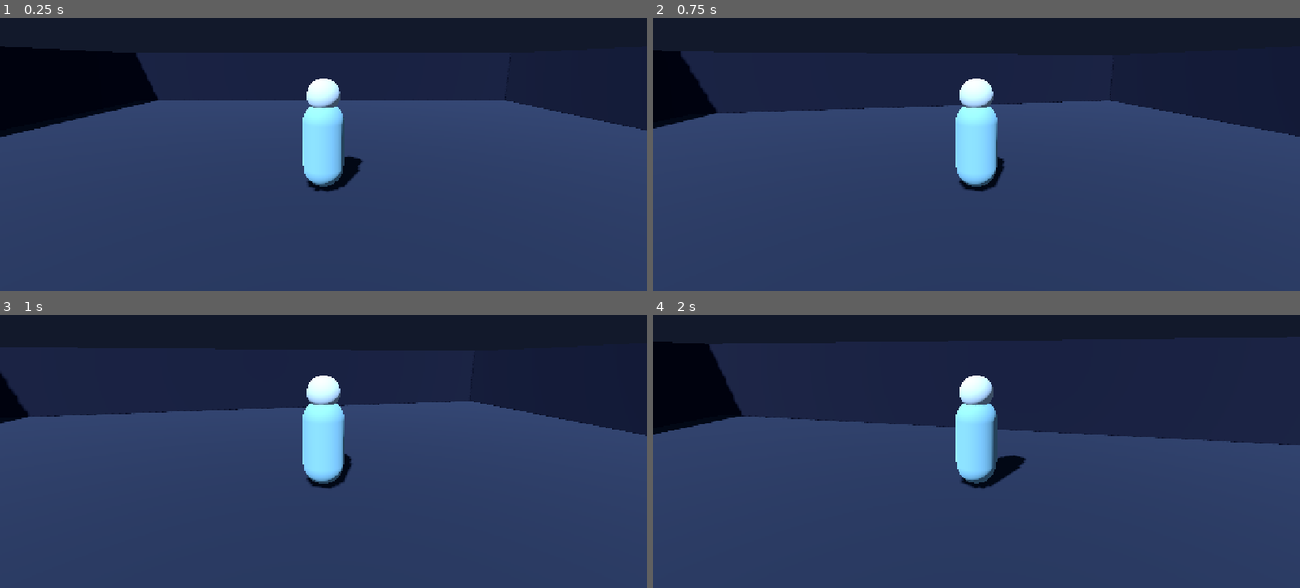
Above: before the commit, frames 1-4 (two rows, left to right).
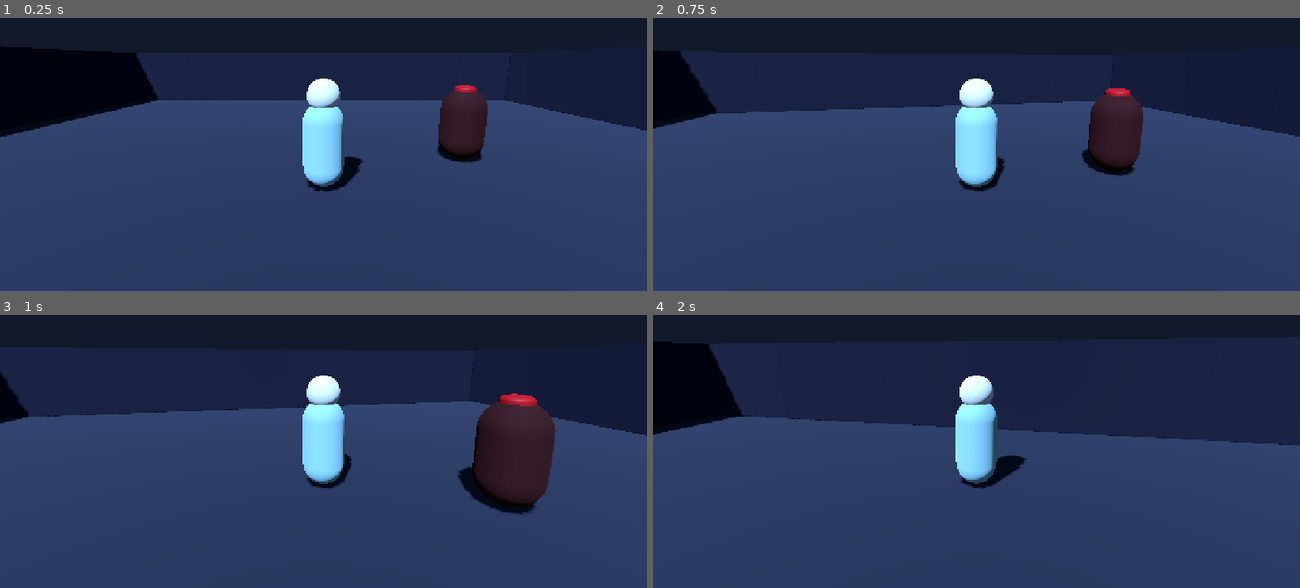
Above: after the commit, the same moments.

Repository: God-of-Bugs/BLOOMKEEPER-
Game: Godot game, scene res://scenes/Main.tscn
Two runs of this game, one before a commit and one after it. Both use one fixed random seed, a clock stepped at 60 frames per second and the inputs below.
Inputs (mouse positions are in pixels of both pictures, inside the frame that each line leads up to):
- Up to frame 1 (0.25 s): no input
- Up to frame 2 (0.75 s): tap Enter at 0.5 s; move the mouse to (1008, 108) at 0.52 s; hold W (move_forward) from 0.53 s (still down); tap Shift (dash) at 0.6 s; click (1008, 108) at 0.67 s
- Up to frame 3 (1 s): keep holding W (move_forward)
- Up to frame 4 (2 s): keep holding W (move_forward); move the mouse to (944, 407) at 1.27 s; tap Shift (dash) at 1.35 s

The runs differ from the first frame. In frame 1, 1.8% of the frame differs, in the area x 67-76%, y 24-54%; in frame 2, 2.3%; in frame 3, 4.7%, in the area x 70-86%, y 28-74%; in frame 4, nothing differs.

Commit message:
Phase 3 & Phase 4A: Dash verified, Prowler scene setup and player-creature collision verified

Diff:
--- a/project.godot
+++ b/project.godot
@@ -44,7 +44,6 @@
 "events": [Object(InputEventKey,"resource_local_to_scene":false,"resource_name":"","device":-1,"window_id":0,"alt_press …(190 unchanged characters)…
 ]
 }
-
 dash={
 "deadzone": 0.5,
 "events": [Object(InputEventKey,"resource_local_to_scene":false,"resource_name":"","device":-1,"window_id":0,"alt_press …(195 unchanged characters)…
--- a/scenes/Main.tscn
+++ b/scenes/Main.tscn
@@ -1,6 +1,8 @@
-[gd_scene load_steps=2 format=3 uid="uid://c518k58t3nbqk"]
+[gd_scene format=3 uid="uid://c518k58t3nbqk"]
 
 [ext_resource type="PackedScene" path="res://scenes/Player.tscn" id="1_player"]
+[ext_resource type="PackedScene" path="res://scenes/Prowler.tscn" id="2_prowler"]
+
 [sub_resource type="Environment" id="Environment_sanctuary"]
 background_mode = 1
 background_color = Color(0.025, 0.035, 0.065, 1)
@@ -48,7 +50,9 @@
 shadow_enabled = true
 
 [node name="Player" parent="." unique_id=1364550572 instance=ExtResource("1_player")]
-position = Vector3(0, 0, 0)
+
+[node name="Prowler" parent="." instance=ExtResource("2_prowler")]
+position = Vector3(3.5, 0, -1.5)
 
 [node name="Arena" type="Node3D" parent="." unique_id=1626148029]
 
--- a/scenes/Player.tscn
+++ b/scenes/Player.tscn
@@ -24,7 +24,7 @@
 
 [node name="Player" type="CharacterBody3D"]
 collision_layer = 2
-collision_mask = 1
+collision_mask = 5
 script = ExtResource("1_player")
 
 [node name="CollisionShape3D" type="CollisionShape3D" parent="."]
--- /dev/null
+++ b/scenes/Prowler.tscn
@@ -0,0 +1,37 @@
+[gd_scene load_steps=5 format=3]
+
+[sub_resource type="CapsuleShape3D" id="CapsuleShape_prowler"]
+radius = 0.55
+height = 1.9
+
+[sub_resource type="CapsuleMesh" id="CapsuleMesh_prowler"]
+radius = 0.52
+height = 1.8
+
+[sub_resource type="StandardMaterial3D" id="Material_prowler_body"]
+albedo_color = Color(0.19, 0.035, 0.055, 1)
+roughness = 0.88
+metallic = 0.05
+
+[sub_resource type="StandardMaterial3D" id="Material_prowler_marking"]
+albedo_color = Color(0.62, 0.075, 0.095, 1)
+roughness = 0.62
+
+[node name="Prowler" type="CharacterBody3D"]
+collision_layer = 4
+collision_mask = 3
+
+[node name="CollisionShape3D" type="CollisionShape3D" parent="."]
+position = Vector3(0, 0.95, 0)
+shape = SubResource("CapsuleShape_prowler")
+
+[node name="Body" type="MeshInstance3D" parent="."]
+position = Vector3(0, 0.9, 0)
+mesh = SubResource("CapsuleMesh_prowler")
+surface_material_override/0 = SubResource("Material_prowler_body")
+
+[node name="Crest" type="MeshInstance3D" parent="."]
+position = Vector3(0, 1.72, 0)
+mesh = SubResource("CapsuleMesh_prowler")
+scale = Vector3(0.48, 0.18, 0.48)
+surface_material_override/0 = SubResource("Material_prowler_marking")
--- a/scripts/player.gd
+++ b/scripts/player.gd
@@ -86,7 +86,6 @@
 		velocity.y = 0.0
 
 	move_and_slide()
-
 	if move_direction.length_squared() > 0.001:
 		var target_yaw: float = atan2(-move_direction.x, -move_direction.z)
 		model.rotation.y = lerp_angle(model.rotation.y, target_yaw, TURN_SPEED * delta)
